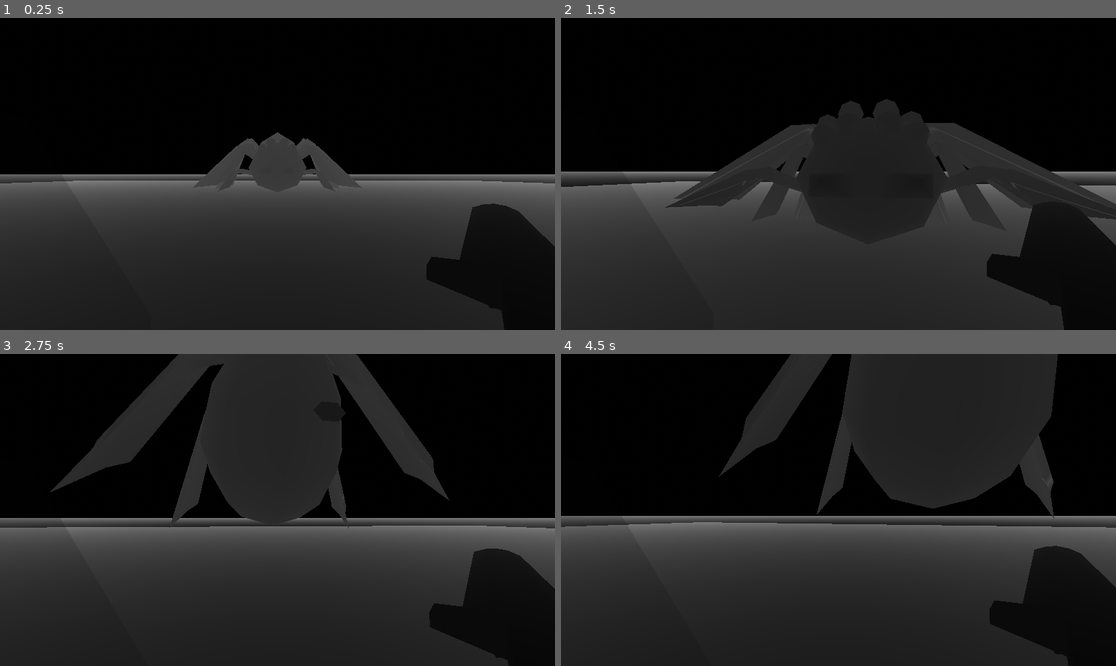
Above: before the commit, frames 1-4 (two rows, left to right).
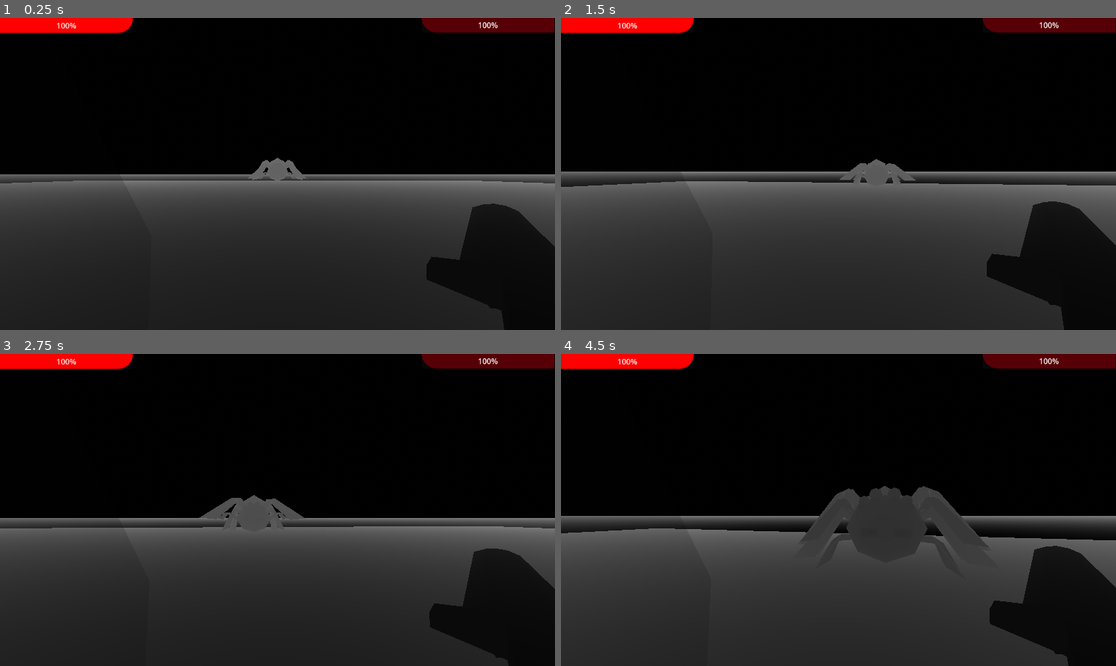
Above: after the commit, the same moments.

Repository: ruapotato/eyelander
Game: Godot game, scene res://world.tscn
The game is run twice, just before and just after one commit, with the same random seed, the same clock (stepped at 60 frames per second) and the same inputs. Sound files missing from this copy of the repository are replaced by a short silence.
Inputs (mouse positions are in pixels of both pictures, inside the frame that each line leads up to):
- Up to frame 1 (0.25 s): no input
- Up to frame 2 (1.5 s): move the mouse to (866, 174) at 0.52 s; hold W (forward) from 0.53 s (still down); right-click (866, 174) at 0.6 s; tap Space (jump) at 0.77, 0.8, 1.07, 1.35 s; move the mouse to (810, 174) at 1.27 s
- Up to frame 3 (2.75 s): keep holding W (forward); tap Space (jump) at 1.52, 1.82, 2.3 s; right-click (249, 510) at 1.55 s; move the mouse to (288, 503) at 2.02 s; right-click (288, 503) at 2.1 s
- Up to frame 4 (4.5 s): keep holding W (forward); move the mouse to (832, 516) at 2.77 s; click (832, 516) at 2.85 s; tap Space (jump) at 3.02, 3.32, 3.77, 3.8, 4.07, 4.35 s; right-click (832, 516) at 3.05 s; move the mouse to (877, 513) at 3.52 s; right-click (877, 513) at 3.6 s; move the mouse to (794, 506) at 4.27 s

The runs differ from the first frame. In frame 1, 4.8% of the frame differs, in the area x 0-100%, y 0-56%; in frame 2, 17%; in frame 3, 21%; in frame 4, 25%, in the area x 0-100%, y 0-60%.

Commit message:
Basic life system

Diff:
--- a/boss_1.gd
+++ b/boss_1.gd
@@ -15,6 +15,11 @@
 var slam_started = false
 var slam_time = 1.6
 var slam_count_down = 0
+var knockback_strength = 25
+var slam_damage = 50
+var start_life = 1000
+var life = start_life
+var damage_todo = 0
 
 
 var walking_on = "dirt"
@@ -26,7 +31,32 @@
 
 func slam():
 	print("SLAM")
-
+	var space_state = get_world_3d().direct_space_state
+	var ray_query = PhysicsRayQueryParameters3D.new()
+	ray_query.from = global_position
+	ray_query.to = player.global_position
+	ray_query.exclude = [get_rid()]
+	#ray_query.collide_with_bodies = true
+	#ray_query.collide_with_areas = true
+	var hit = space_state.intersect_ray(ray_query)
+	#print(hit)
+	if not hit.is_empty():
+		var knockback_direction = global_position.direction_to(player.global_position)
+		var knockback_force
+		#player.set_deferred("velocity", player.velocity + knockback_force)
+		if hit.collider.name == "shild":
+			print("shild hit")
+			knockback_force = knockback_direction  * (knockback_strength * .5)
+			knockback_force.y = 2
+			player.knockback_force = knockback_force
+			player.damage_todo = 5
+		elif hit.collider.name == "player":
+			print("player hit")
+			knockback_force = knockback_direction * knockback_strength
+			knockback_force.y = 2
+			player.knockback_force = knockback_force
+			player.damage_todo = slam_damage
+	#		print(body)
 
 func walk_sound():
 	if walking_on == "dirt":
--- a/boss_1_import.tscn
+++ b/boss_1_import.tscn
@@ -56,24 +56,24 @@
 [node name="boss_2" instance=ExtResource("1_ignb7")]
 
 [node name="Skeleton3D" parent="Armature" index="0"]
-bones/0/position = Vector3(1.11893, 9.36143, -9.13724)
+bones/0/position = Vector3(1.11893, 9.7172, -9.13724)
 bones/0/rotation = Quaternion(0.736164, -0.0295269, 0.0319947, 0.675401)
 bones/1/rotation = Quaternion(-0.359502, -0.0596413, -0.696759, 0.617842)
-bones/2/rotation = Quaternion(0.546145, 0.0851763, -0.377494, 0.742947)
+bones/2/rotation = Quaternion(0.582754, 0.0935938, -0.391112, 0.706165)
 bones/3/rotation = Quaternion(-0.357999, 0.0861197, 0.637962, 0.676332)
-bones/4/rotation = Quaternion(0.546125, -0.0851709, 0.377486, 0.742966)
+bones/4/rotation = Quaternion(0.582752, -0.0935923, 0.391111, 0.706168)
 bones/7/rotation = Quaternion(0.194838, -0.130096, 0.0755277, 0.969231)
 bones/8/rotation = Quaternion(0.198067, 0.123456, -0.0985119, 0.96738)
-bones/13/rotation = Quaternion(0.307298, -0.142853, 0.111057, 0.934252)
+bones/13/rotation = Quaternion(0.353341, -0.153876, 0.0896296, 0.918389)
 bones/14/rotation = Quaternion(0.127254, 0.393976, 0.666849, 0.619598)
-bones/15/rotation = Quaternion(0.307295, 0.142856, -0.111057, 0.934253)
+bones/15/rotation = Quaternion(0.353338, 0.153879, -0.08963, 0.91839)
 bones/16/rotation = Quaternion(-0.114528, -0.30074, -0.722783, 0.611575)
-bones/17/rotation = Quaternion(0.373032, -0.0384652, -0.189083, 0.907533)
+bones/17/rotation = Quaternion(0.414368, -0.0366086, -0.214923, 0.88361)
 bones/18/rotation = Quaternion(-0.103509, 0.304661, 0.699844, 0.637719)
-bones/19/rotation = Quaternion(0.373028, 0.0384664, 0.18908, 0.907535)
-bones/21/rotation = Quaternion(0.251194, -0.0544243, -0.456078, 0.852017)
+bones/19/rotation = Quaternion(0.414364, 0.0366098, 0.214921, 0.883612)
+bones/21/rotation = Quaternion(0.293204, -0.0562744, -0.4784, 0.825832)
 bones/22/rotation = Quaternion(-0.0977401, 0.11326, 0.602002, 0.784355)
-bones/23/rotation = Quaternion(0.209699, -0.00782237, 0.507035, 0.835991)
+bones/23/rotation = Quaternion(0.249594, -0.00221071, 0.531809, 0.809245)
 
 [node name="AnimationTree" type="AnimationTree" parent="." index="2"]
 tree_root = SubResource("AnimationNodeBlendTree_bgq3b")
--- /dev/null
+++ b/gui.tscn
@@ -0,0 +1,26 @@
+[gd_scene load_steps=3 format=3 uid="uid://c0f1cbrr54p8a"]
+
+[sub_resource type="StyleBoxFlat" id="StyleBoxFlat_jsrts"]
+bg_color = Color(1, 0, 0, 1)
+corner_radius_bottom_right = 170
+corner_detail = 10
+
+[sub_resource type="StyleBoxFlat" id="StyleBoxFlat_yfbxp"]
+bg_color = Color(0.337255, 0, 0.0235294, 1)
+corner_radius_bottom_left = 75
+
+[node name="GUI" type="Node2D"]
+
+[node name="LIFE" type="ProgressBar" parent="."]
+offset_right = 276.0
+offset_bottom = 31.0
+theme_override_styles/fill = SubResource("StyleBoxFlat_jsrts")
+value = 100.0
+
+[node name="BOSS_1_LIFE" type="ProgressBar" parent="."]
+offset_left = 875.0
+offset_top = -1.0
+offset_right = 1151.0
+offset_bottom = 30.0
+theme_override_styles/fill = SubResource("StyleBoxFlat_yfbxp")
+value = 100.0
--- a/player.gd
+++ b/player.gd
@@ -6,6 +6,8 @@
 @onready var sword = $sword
 @onready var shild = $shild
 @onready var camera = $piv/SpringArm3D/Camera3D
+@onready var gui = $GUI
+@onready var boss_1 = get_parent().find_child("boss_1")
 var mouse_sensitivity = .0035
 var speed = 5
 var gravity = ProjectSettings.get_setting("physics/3d/default_gravity")
@@ -15,6 +17,10 @@
 var swipping = false
 var swipe_speed = .35
 var swipe_counter = 0
+var damage_todo = 0
+var life = 100
+var life_gen = .5
+var boss_1_life = 0
 #var swipe_start_angle = 180
 #var swipe_end_angle = 30
 var swipe_stage = 1
@@ -23,7 +29,9 @@
 var shilding = false
 var shild_hold_angle = 65
 var shilding_angle = 0
-
+var knockback_force = Vector3(0,0,0)
+var dazzed = 0
+var new_speed = Vector3(0,0,0)
 # Called when the node enters the scene tree for the first time.
 func _ready():
 	pass
@@ -57,24 +65,40 @@
 	#var swipe_end_angle = 120
 
 func _physics_process(delta):
+	new_speed = velocity
+	if knockback_force != Vector3(0,0,0):
+		dazzed = knockback_force.length() / 100
+		new_speed = knockback_force
+		new_speed.y = abs(new_speed.y)
+		print(new_speed)
+		#new_speed = knockback_force
+		knockback_force = Vector3(0,0,0)
+	if dazzed > 0:
+		dazzed -= delta
+		#print(dazzed)
+	else:
+		dazzed = 0
 	# Add the gravity.
 	if not is_on_floor():
-		velocity.y -= gravity * delta
+		new_speed.y -= gravity * delta
 
 	# Handle Jump.
 	if Input.is_action_just_pressed("jump") and is_on_floor():
-		velocity.y = JUMP_VELOCITY
+		new_speed.y += JUMP_VELOCITY
 
 	# Get the input direction and handle the movement/deceleration.
 	# As good practice, you should replace UI actions with custom gameplay actions.
-	var input_dir = Input.get_vector("left", "right", "forward", "backward")
-	var direction = (piv.transform.basis * Vector3(input_dir.x, 0, input_dir.y)).normalized()
-	if direction:
-		velocity.x = direction.x * SPEED
-		velocity.z = direction.z * SPEED
-	else:
-		velocity.x = move_toward(velocity.x, 0, SPEED)
-		velocity.z = move_toward(velocity.z, 0, SPEED)
+	if dazzed == 0:
+		var input_dir = Input.get_vector("left", "right", "forward", "backward")
+		var direction = (piv.transform.basis * Vector3(input_dir.x, 0, input_dir.y)).normalized()
+		if direction:
+			new_speed.x = lerp(new_speed.x, direction.x * SPEED, .2)
+			new_speed.z = lerp(new_speed.z, direction.z * SPEED, .2)
+		else:
+			new_speed.x = lerp(new_speed.x, 0.0, .2)
+			new_speed.z = lerp(new_speed.z, 0.0, .2)
+			#new_speed.x += move_toward(velocity.x, 0, SPEED)
+			#new_speed.z += move_toward(velocity.z, 0, SPEED)
 
 
 	if shilding:
@@ -113,9 +137,27 @@
 			swipping = true
 			swipe_counter = swipe_speed
 		#print(sword.rotation.y)
+	velocity = new_speed
 	move_and_slide()
 
 
 # Called every frame. 'delta' is the elapsed time since the previous frame.
 func _process(delta):
-	pass
+	if boss_1_life != boss_1.life:
+		boss_1_life =  boss_1.life
+		gui.find_child("BOSS_1_LIFE").value = (boss_1.start_life/boss_1.life) * 100
+
+	if life < 100:
+		life += delta * life_gen
+		gui.find_child("LIFE").value = life
+	elif life > 100:
+		life = 100
+
+	if damage_todo != 0:
+		life -= damage_todo
+		gui.find_child("LIFE").value = life
+		damage_todo = 0
+		if life <= 0:
+			print("You are dead")
+			get_tree().reload_current_scene()
+		#print(life)
--- a/player.tscn
+++ b/player.tscn
@@ -1,12 +1,15 @@
-[gd_scene load_steps=6 format=3 uid="uid://hj5galx0bqtw"]
+[gd_scene load_steps=7 format=3 uid="uid://hj5galx0bqtw"]
 
 [ext_resource type="Script" path="res://player.gd" id="1_oeri7"]
 [ext_resource type="PackedScene" uid="uid://dovic5nx1uejg" path="res://sword.tscn" id="2_n5who"]
 [ext_resource type="PackedScene" uid="uid://dsnalbd7u0d68" path="res://shild.tscn" id="3_f2err"]
+[ext_resource type="PackedScene" uid="uid://c0f1cbrr54p8a" path="res://gui.tscn" id="4_dg2ap"]
 
 [sub_resource type="CapsuleMesh" id="CapsuleMesh_m0rko"]
+radius = 0.4
 
 [sub_resource type="CapsuleShape3D" id="CapsuleShape3D_bxwvh"]
+radius = 0.4
 
 [node name="player" type="CharacterBody3D"]
 script = ExtResource("1_oeri7")
@@ -33,3 +36,6 @@
 gravity_scale = 0.0
 
 [node name="shild" parent="." instance=ExtResource("3_f2err")]
+transform = Transform3D(1, 0, 0, 0, 1, 0, 0, 0, 1, 0, 0.238144, 0)
+
+[node name="GUI" parent="." instance=ExtResource("4_dg2ap")]
--- a/world.tscn
+++ b/world.tscn
@@ -53,4 +53,4 @@
 shape = SubResource("BoxShape3D_2s4qj")
 
 [node name="boss_1" parent="." instance=ExtResource("2_iid7c")]
-transform = Transform3D(1, 0, 0, 0, 1, 0, 0, 0, 1, 0, 1.31092, -15.7243)
+transform = Transform3D(1, 0, 0, 0, 1, 0, 0, 0, 1, 0, 1.31092, -40.161)
